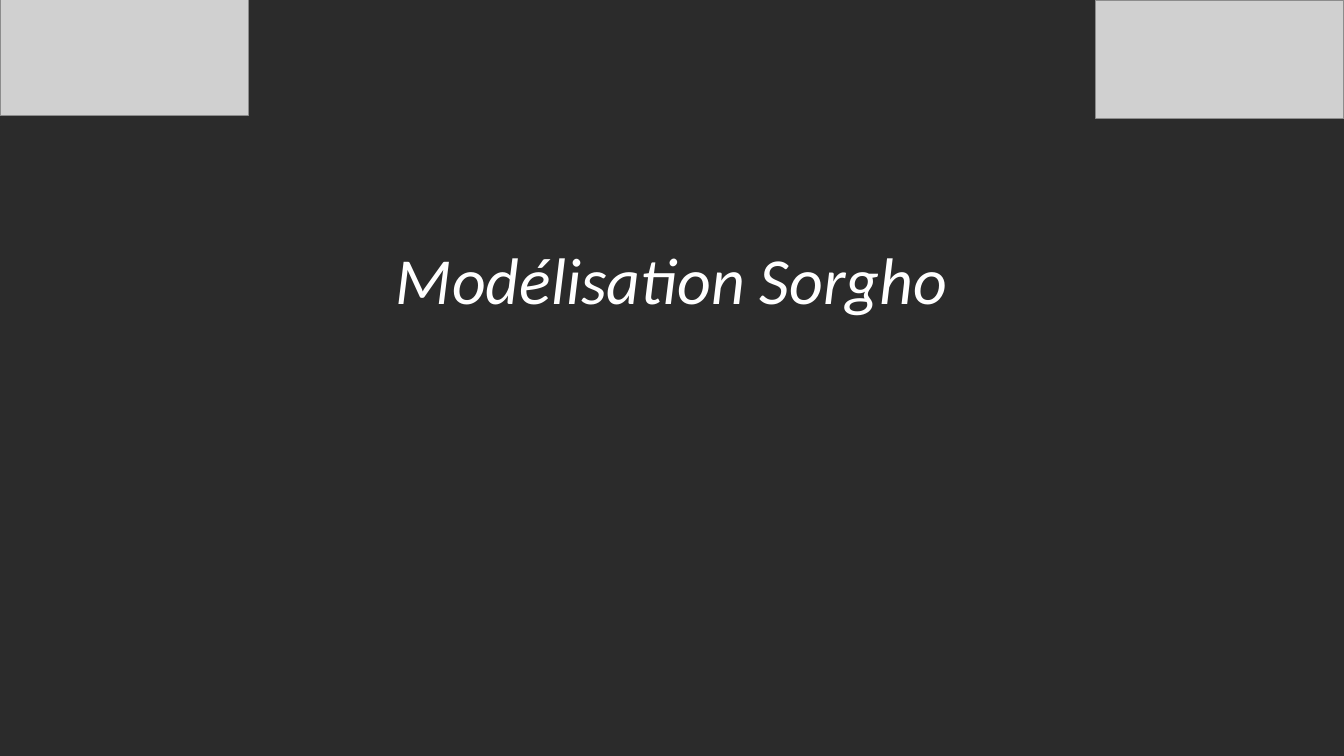
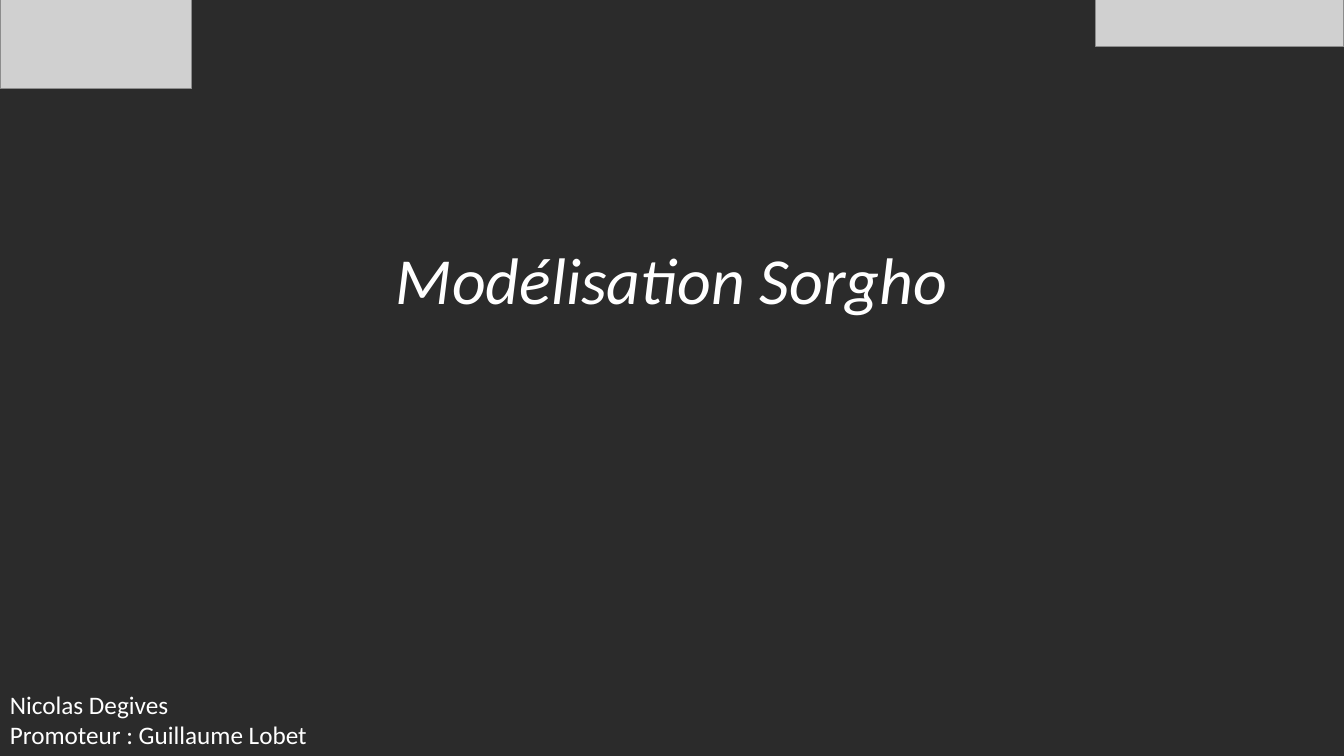
Before and after one commit to ndegives/LBIRA2200-memoire, a slide deck: slide 1 of Séminaire .pptx. Drawn at 1344x756 pixels with LibreOffice and Linux fonts; fonts in the diff are those of the drawing; grey boxes stand for pictures; background and template pictures are left out; a plain dark background stands for a picture behind light text. Boxes give left, top, right and bottom in pixels: in the first picture for what was removed or moved away, otherwise in the second. Text is boxed around its words. In the diff, an @@ line names an element or a change of style, - is before the commit and + after.

```diff
--- a/Séminaire .pptx
+++ b/Séminaire .pptx
@@ picture: place and size @@
-picture at <box>0,0,248,116</box>
+picture at <box>0,0,192,89</box>
@@ picture: place and size @@
-picture at <box>1096,0,1344,119</box>
+picture at <box>1096,0,1344,46</box>
@@ text added at <box>10,696,307,744</box>, 18 pt, text #FFFFFF @@
+Nicolas Degives
+Promoteur : Guillaume Lobet
```
Also in this commit, not shown: 3 other slides changed, 3 slides added.
